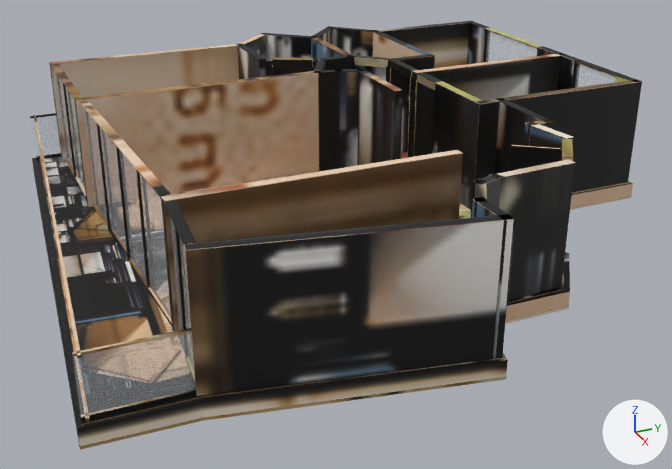
The glTF model _bake/glb/gol-8/model.glb: old version first, new version second.
Camera for both pictures: a 50 mm lens placed at (16.18, -7.42, 7.46), pointed at (0.48, -0.36, -0.39). The axes (+X, +Y, +Z) are drawn at lower right. The lights are the same throughout. The first picture is the older version. Where no turn or scale is listed for an object, it has been applied to the vertices. Vertices at exactly the same position are counted once.
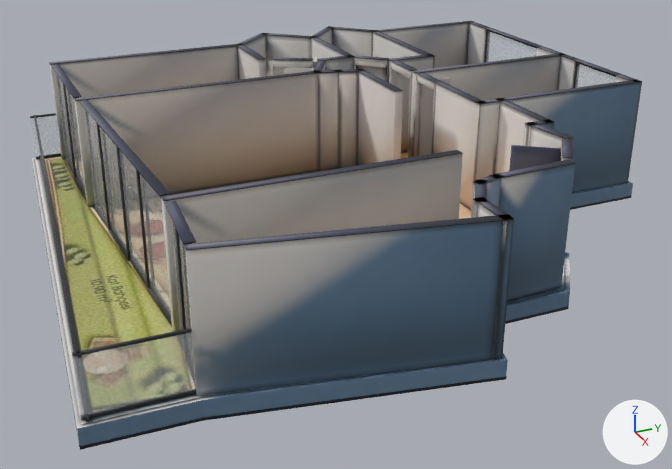
Location of each change, [x1, y1, x2, y2] in pixels of the pictures (672 x 469 px):
'Mesh_0', surface changed: [31, 21, 642, 450] in both
part 1 of me_mesh_0, reshaped (mostly hidden): before [32, 158, 633, 418]
part 2 of me_mesh_0, surface changed: [31, 21, 642, 450] in both

Patch to the scene script:
```diff
--- a/_bake/glb/gol-8/model.glb.py
+++ b/_bake/glb/gol-8/model.glb.py
@@ mat_baked @@
 n3 = _N.new('ShaderNodeMapping'); n3.name = 'Mapping'
-n3.inputs[1].default_value = (0.00125, -14.97, 0.0)  # 'Location'
-n3.inputs[3].default_value = (15.95, 15.97, 1.0)  # 'Scale'
+n3.inputs[1].default_value = (0.00109, -14.97, 0.0)  # 'Location'
+n3.inputs[3].default_value = (15.78, 15.97, 1.0)  # 'Scale'
 n4 = _N.new('ShaderNodeUVMap'); n4.name = 'UV Map'
@@ me_mesh_0 @@
 # used by ob_mesh_0; location = (-6.45, 6.37, -0.36)
-me_mesh_0.from_pydata(...)  # 3094 vertices, 5652 faces; spans x 0.0..12.83, y -12.74..0.0, z 0.0..2.62
+me_mesh_0.from_pydata(...)  # 2326 vertices, 4116 faces; spans x 0.0..12.83, y -12.74..0.0, z 0.0..2.62
+# me_mesh_0 part 1: 8 vertices moved within x 3.38..9.69, y -10.94..-3.15, z 0.35..2.44; 768 vertices removed from x 0.96..11.97, y -11.25..0.0, z 0.0..0.35
+# me_mesh_0 part 2: 2252 kept faces spanning x 0.0..12.83, y -12.74..0.0, z 0.0..2.62 get new texture (UV) coordinates
 me_mesh_0.materials.append(mat_baked)
```
